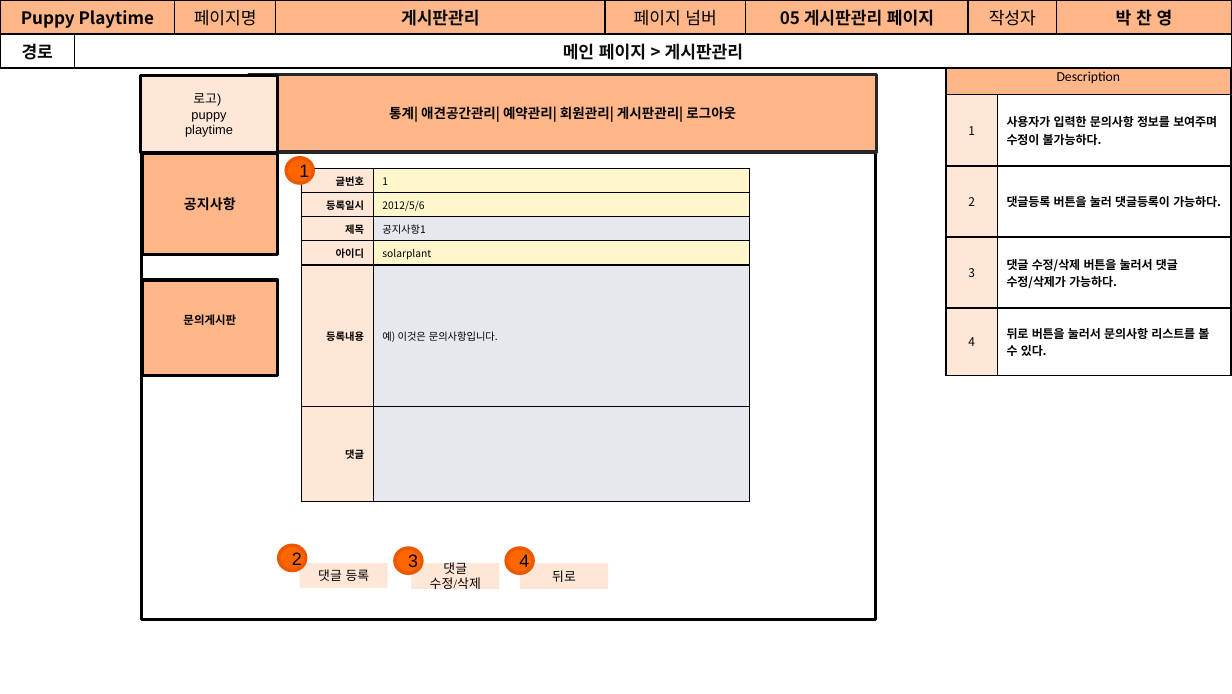
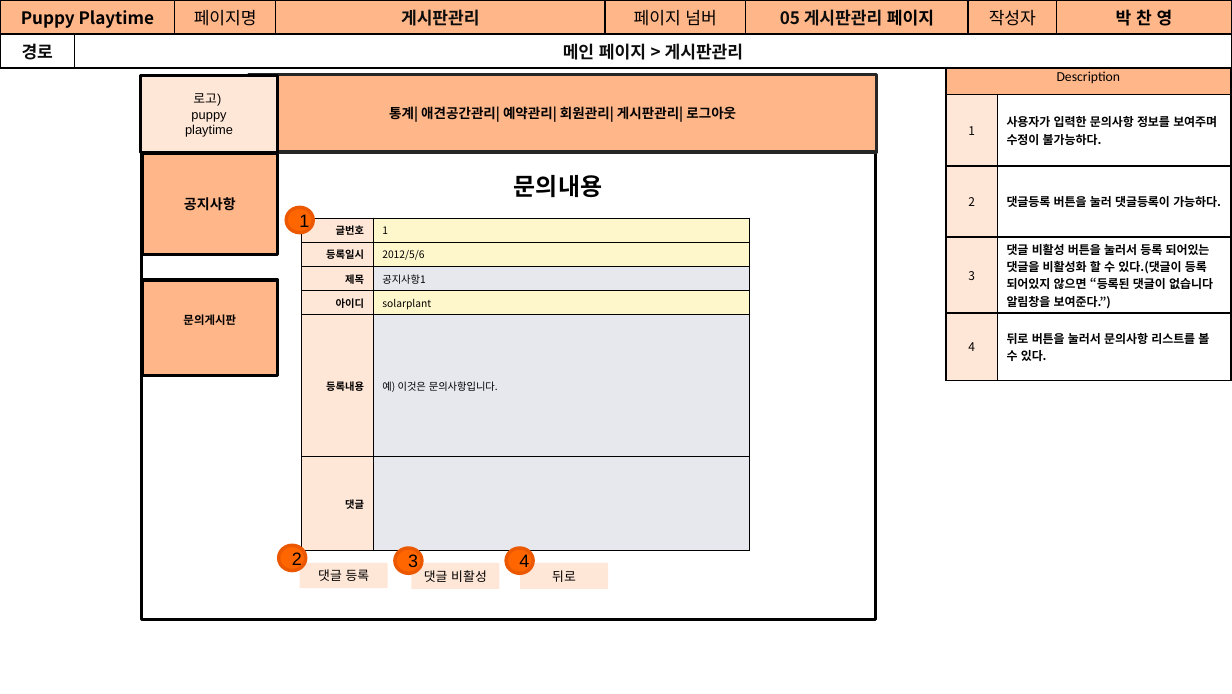
Before and after one commit to Jogging-Kim-Chaebak/PuppyPlaytime, a slide deck: slide 31 of 프로젝트 산출물/9. 스토리보드/Puppy Playtime 관리자 스토리보드.pptx. Drawn at 1232x694 pixels with LibreOffice and Linux fonts; fonts in the diff are those of the drawing. Boxes give left, top, right and bottom in pixels: in the first picture for what was removed or moved away, otherwise in the second. Text is boxed around its words. In the diff, an @@ line names an element or a change of style, - is before the commit and + after.

Commit message:
박찬영 관리자 요구사항, 스토리보드 수정 반영

```diff
--- a/프로젝트 산출물/9. 스토리보드/Puppy Playtime 관리자 스토리보드.pptx
+++ b/프로젝트 산출물/9. 스토리보드/Puppy Playtime 관리자 스토리보드.pptx
@@ table at [946,59,1232,375] @@
-row 4, column 2: 댓글 수정/삭제 버튼을 눌러서 댓글 수정/삭제가 가능하다.
+row 4, column 2: 댓글 비활성 버튼을 눌러서 등록 되어있는 댓글을 비활성화 할 수 있다.(댓글이 등록 되어있지 않으면 “등록된 댓글이 없습니다 알림창을 보여준다.”)
@@ text added at [514,175,602,197], 14 pt, text #000000, bold @@
+문의내용
@@ ellipse "1": place and size @@
-ellipse "1" at [286,158,313,184]
+ellipse "1" at [286,207,313,233]
@@ table: place and size @@
-table at [302,169,750,493]
+table at [302,218,750,541]
@@ text in rectangle at [424,570,487,582]: text changed @@
-댓글 수정/삭제
+댓글 비활성
```
Also in this commit, not shown: 23 other slides changed, 1 slide removed, 3 other files.
